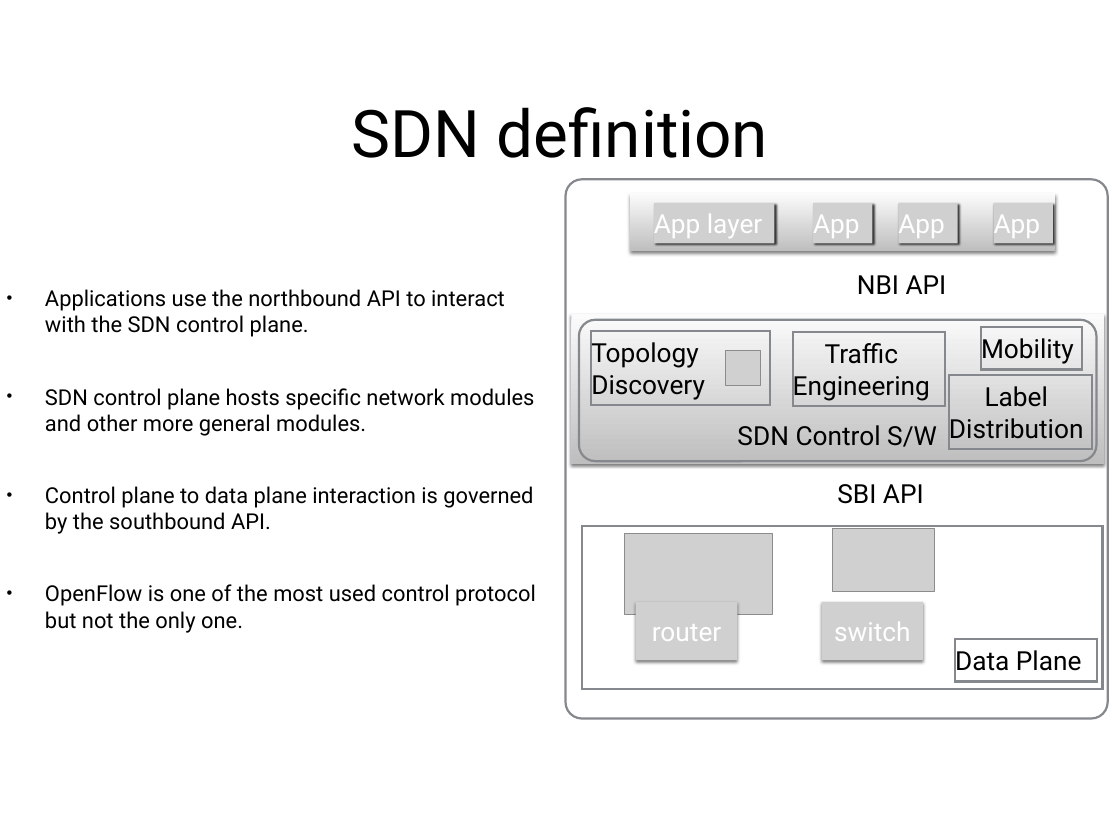
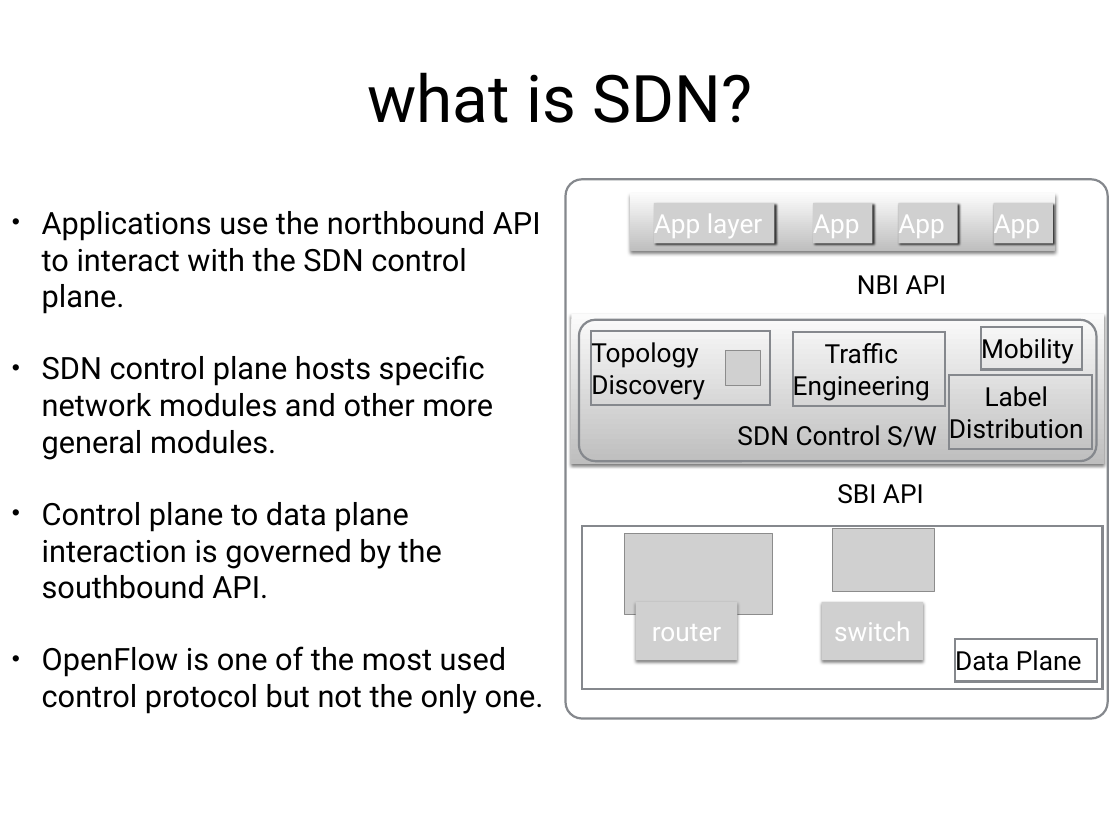
Before and after one commit to nickkaranatsios/ruby-utils, a slide deck: slide 8 of docs/sdn-lecture-notes.pptx. Drawn at 1120x840 pixels with LibreOffice and Linux fonts; fonts in the diff are those of the drawing; grey boxes stand for pictures. Boxes give left, top, right and bottom in pixels: in the first picture for what was removed or moved away, otherwise in the second. Text is boxed around its words. In the diff, an @@ line names an element or a change of style, - is before the commit and + after.

```diff
--- a/docs/sdn-lecture-notes.pptx
+++ b/docs/sdn-lecture-notes.pptx
@@ title at (368,72,752,123): text changed @@
-SDN definition
+what is SDN?
@@ text "Applications use the northbound API ..." at (42,211,544,714): size 20 to 28.1 pt; indent changed; less space between paragraphs @@
```
Also in this commit, not shown: 9 other slides changed, 1 slide added, 1 slide removed.
